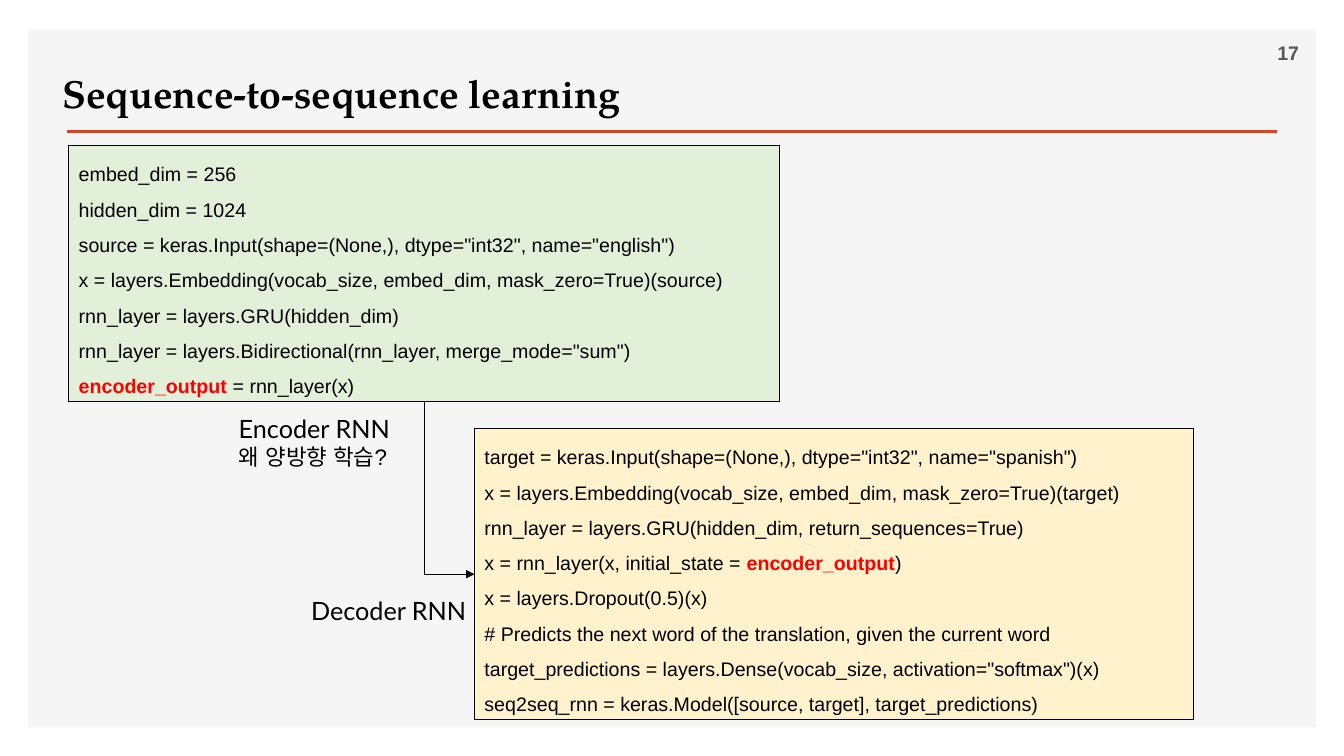
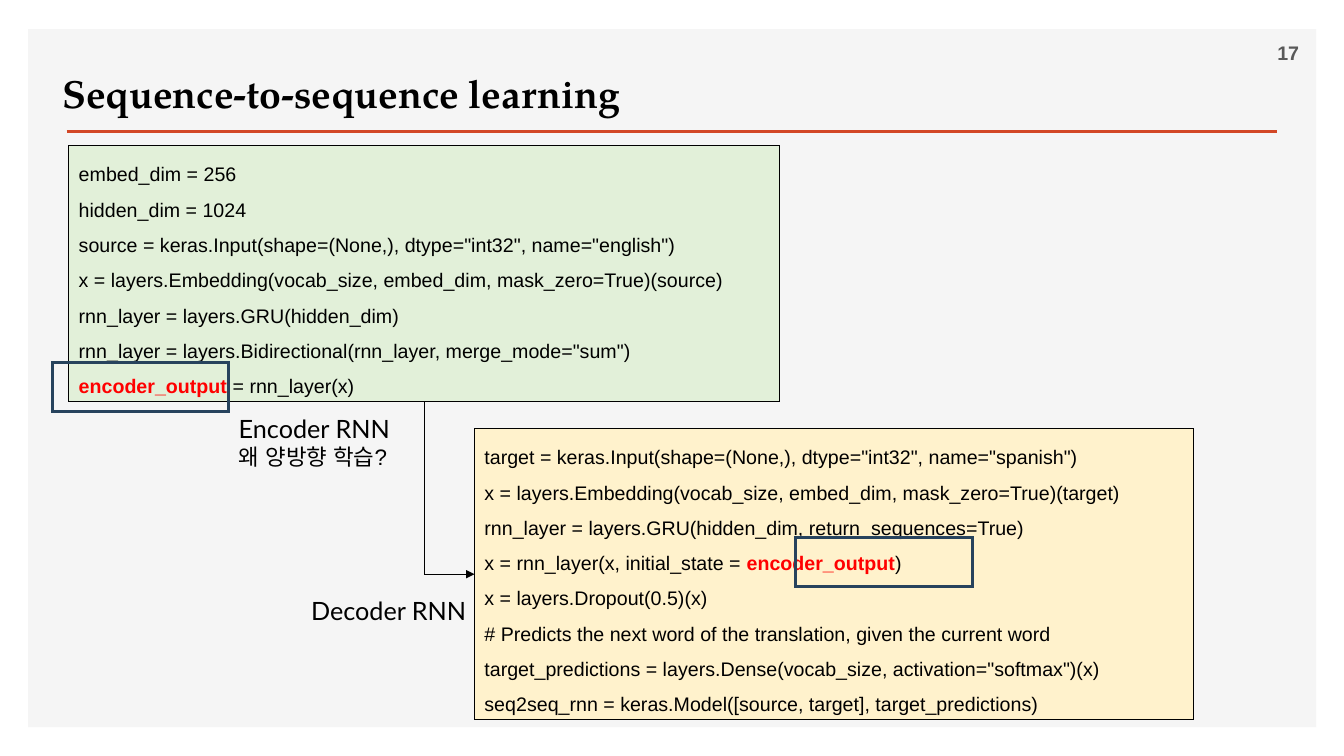
Before and after one commit to ancestor9/2026_Fall_Deep-Learning-with-Python, a slide deck: slide 17 of Chapter 15 Language models and the Transformer.pptx. Drawn at 1344x756 pixels with LibreOffice and Linux fonts; fonts in the diff are those of the drawing; background and template pictures are left out. Boxes give left, top, right and bottom in pixels: in the first picture for what was removed or moved away, otherwise in the second. Text is boxed around its words. In the diff, an @@ line names an element or a change of style, - is before the commit and + after.

```diff
--- a/Chapter 15 Language models and the Transformer.pptx
+++ b/Chapter 15 Language models and the Transformer.pptx
@@ rectangle added at (x1=52, y1=362, x2=229, y2=411), outline #28445D 2.25 pt @@
@@ rectangle added at (x1=797, y1=537, x2=973, y2=587), outline #28445D 2.25 pt @@
```
Also in this commit, not shown: 4 other slides changed, 1 other file.
